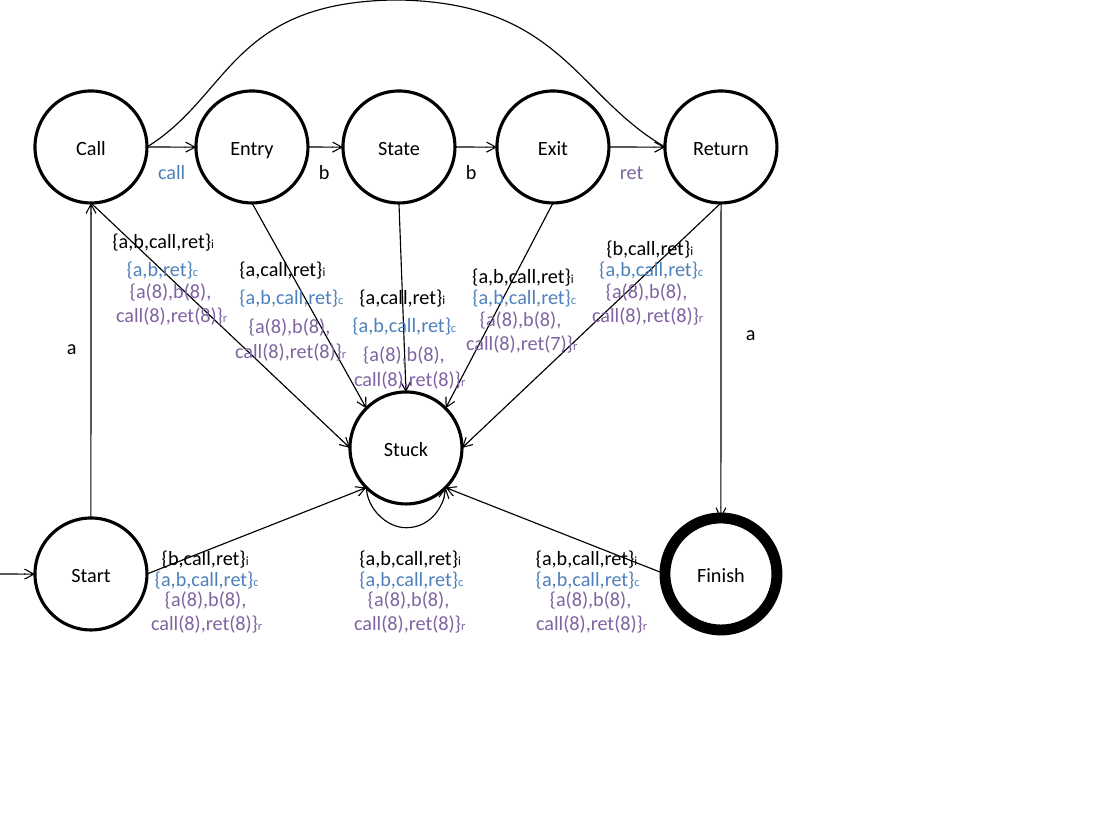
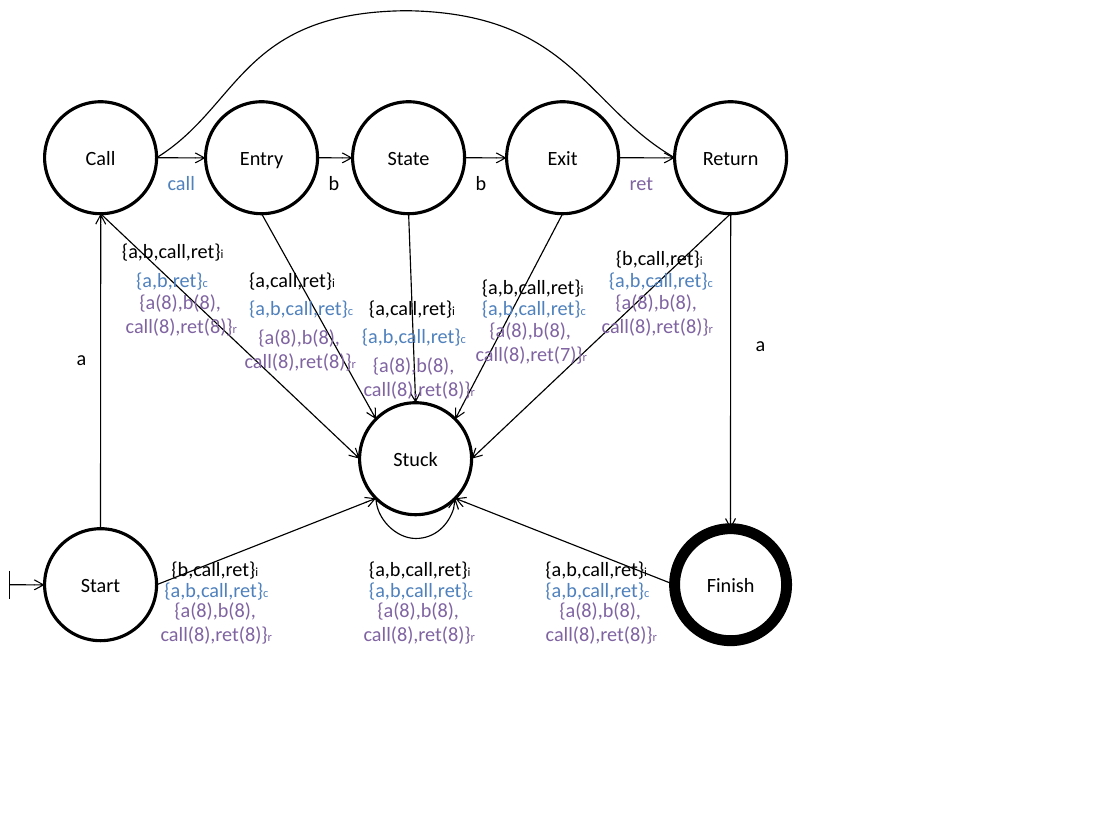
Before and after one commit to WaliDev/WALi-OpenNWA, a slide deck: slide 2 of Doc/NWA_tex/Examples.pptx. Drawn at 1120x840 pixels with LibreOffice and Linux fonts; fonts in the diff are those of the drawing. Boxes give left, top, right and bottom in pixels: in the first picture for what was removed or moved away, otherwise in the second. Text is boxed around its words. In the diff, an @@ line names an element or a change of style, - is before the commit and + after.

```diff
--- a/Doc/NWA_tex/Examples.pptx
+++ b/Doc/NWA_tex/Examples.pptx
@@ 30 texts, 14 arrows, 8 ellipses, 1 freeform shape, 1 curved arrow: place and size @@
-30 texts, 14 arrows, 8 ellipses, 1 freeform shape, 1 curved arrow at [0, 0, 777, 633]
+30 texts, 14 arrows, 8 ellipses, 1 freeform shape, 1 curved arrow at [10, 11, 786, 644]
@@ line added from (10, 571) to (10, 599), #000000 0.75 pt @@
```
Also in this commit, not shown: 20 other slides changed, 43 other files.
